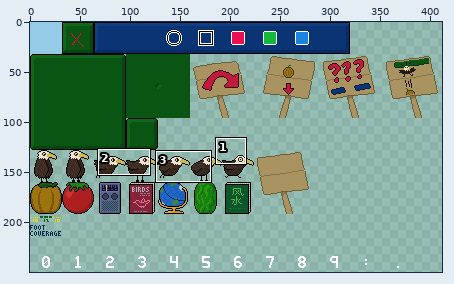
Edited in one commit: sprite sheet (src/data/image/2-tiles.png). The picture above shows the old version from afar; the outline marks the close-up.
Close-up. Before the edit:
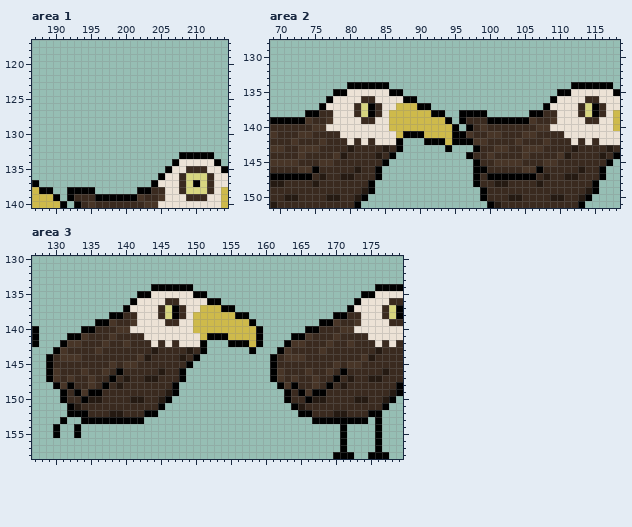
The file is 512x512 pixels. Colours within 5 levels of each other are drawn and written as one. Shown: area 1: x 187..214, y 117..140; area 2: x 69..118, y 128..151; area 3: x 127..179, y 130..158. The wide view leaves out empty margins.
The same view after the edit:
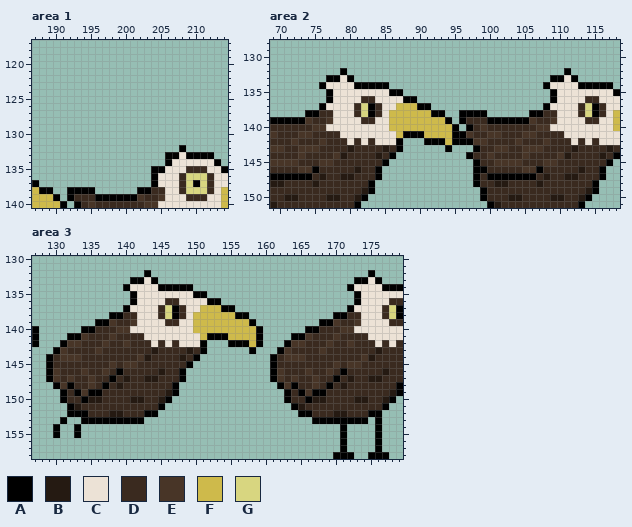
Palette (. is transparent): A #000000  B #251a12  C #ece2d6  D #3a2a1f  E #483527  F #ceba4b  G #d8d680
Difference:
Area 1:
Colour A now appears in row 132 at x 208; in row 133 at x 206 to 207; in row 134 at x 206; in row 135 at x 204 to 205; in row 136 at x 204.
The author changed colour A to colour C in row 133 at x 208; in row 134 at x 207; in row 135 at x 206; in row 136 at x 205.
Area 2:
Colour A now appears in row 132 at x 79 and 111; in row 133 at x 77 to 78, 80, 109 to 110 and 112; in row 134 at x 76 and 108; in row 135 at x 77 and 109.
Colour C now appears in row 133 at x 79 and 111; in row 134 at x 77 to 79 and 109 to 111.
The author changed colour A to colour C in row 134 at x 80 and 112; in row 135 at x 78 to 79 and 110 to 111.
Area 3:
Colour A now appears in row 132 at x 143 and 175; in row 133 at x 141 to 142, 144, 173 to 174 and 176; in row 134 at x 140 and 172; in row 135 at x 141 and 173.
Colour C now appears in row 133 at x 143 and 175; in row 134 at x 141 to 143 and 173 to 175.
The author changed colour A to colour C in row 134 at x 144 and 176; in row 135 at x 142 to 143 and 174 to 175.
Changed places in both close-ups, as pixel boxes (x1, y1, x2, y2):
changed: (151, 145, 186, 180)
changed: (319, 68, 354, 96)
changed: (543, 68, 578, 96)
changed: (123, 270, 158, 298)
changed: (347, 270, 382, 298)
